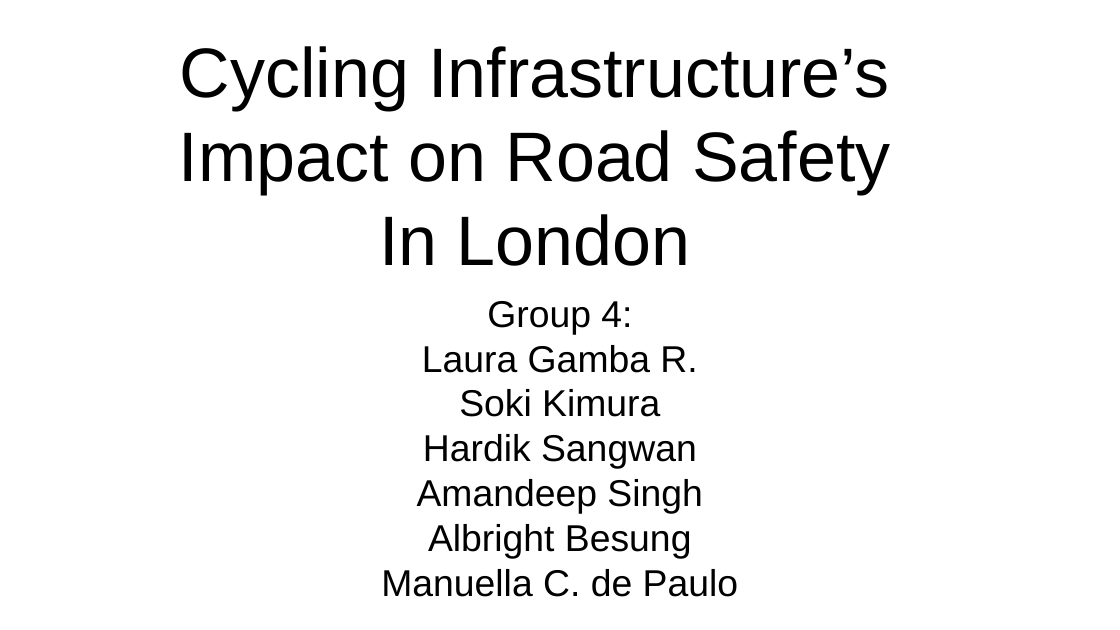
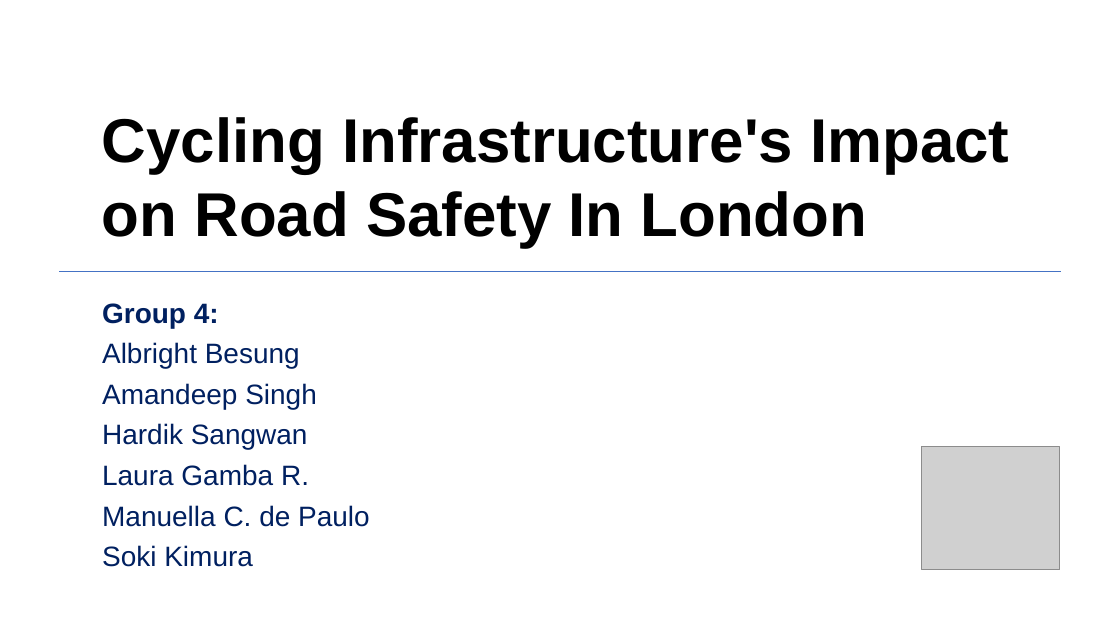
Before and after one commit to sokimura39/CUSP_Data_Dive, a slide deck: slide 1 of DataDive.pptx (slide 2 before the commit). Drawn at 1120x630 pixels with LibreOffice and Linux fonts; fonts in the diff are those of the drawing; grey boxes stand for pictures. Boxes give left, top, right and bottom in pixels: in the first picture for what was removed or moved away, otherwise in the second. Text is boxed around its words. In the diff, an @@ line names an element or a change of style, - is before the commit and + after.

Commit message:
Final version of the slides

```diff
--- a/DataDive.pptx
+++ b/DataDive.pptx
@@ text at [102,117,1009,248]: text changed; size 60 to 53 pt; bold on @@
-Cycling Infrastructure’s
-Impact on Road Safety
-In London
+Cycling Infrastructure's Impact on Road Safety In London
@@ line added from (59, 271) to (1061, 271), #4472C4 1 pt @@
@@ text "Group 4:": place and size @@
-text "Group 4:" at [381,301,738,597]
+text "Group 4:" at [102,303,370,567]
@@ text at [102,303,309,567]: size 32 to 24 pt, text colour #000000 to #002060 in "Group 4:", "Laura Gamba R.", "Soki Kimura"; bold on in "Group 4:"; alignment centre to justified; more space between paragraphs @@
@@ text at [102,342,317,450]: paragraphs added @@
+Albright Besung
+Amandeep Singh
+Hardik Sangwan
@@ text at [381,434,738,597]: paragraphs removed @@
-Hardik Sangwan
-Amandeep Singh
-Albright Besung
-Manuella C. de Paulo
@@ picture added at [922,447,1060,571] @@
@@ text at [102,505,370,527]: paragraph added @@
+Manuella C. de Paulo
```
Also in this commit, not shown: 9 slides added, 5 slides removed.
